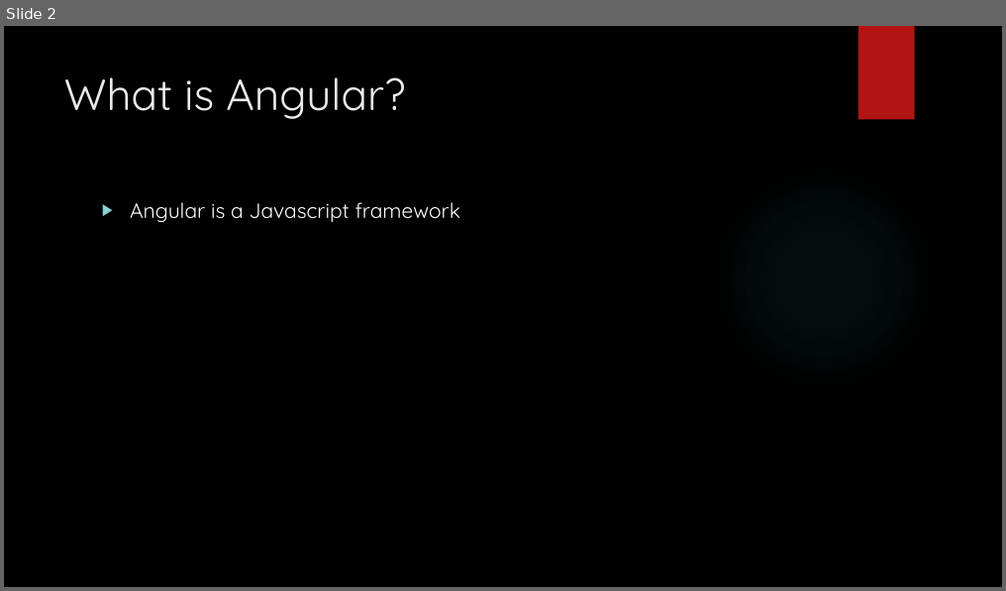
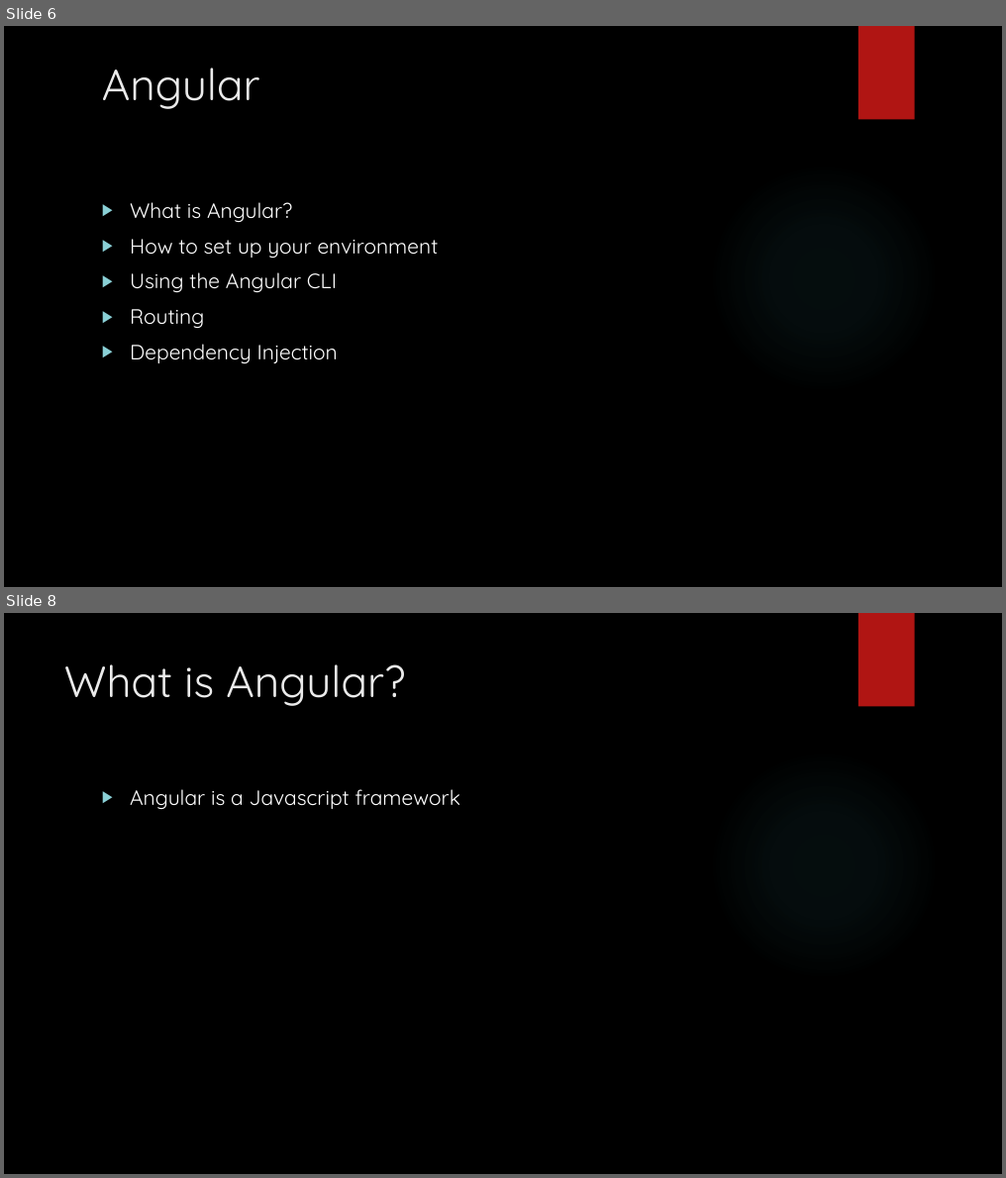
Before and after one commit to mickfarrow/Beginning-Angular, a slide deck: Angular.pptx. Shown one above the other, each under a label of ours: slide 2 before the commit, slides 6 and 8 after it; the slides between them are not shown. The pictures are 1006x591 and 1006x1178 pixels, drawn with LibreOffice and Linux fonts; fonts in the diff are those of the drawing; background and template pictures are left out. Boxes give left, top, right and bottom in pixels: in the first picture for what was removed or moved away, otherwise in the second. Text is boxed around its words. In the diff, an @@ line names an element or a change of style, - is before the commit and + after.

Commit message:
app-routing-module

```diff
--- a/Angular.pptx
+++ b/Angular.pptx
@@ slide 6 added at <box>4,26,1002,587</box>, background picture (left out); not listed: 2 template elements that a slide beside it also shows @@
@@ title added at <box>102,68,260,109</box>, 42 pt, text #EBEBEB @@
+Angular
@@ text added at <box>130,202,439,364</box>, 20 pt, text #FFFFFF @@
+▶ What is Angular?
+▶ How to set up your environment
+▶ Using the Angular CLI
+▶ Routing
+▶ Dependency Injection
@@ what was slide 2 is now slide 8 @@
```
Also in this commit, not shown: 1 slide changed, 5 other slides added, 3 other files.
